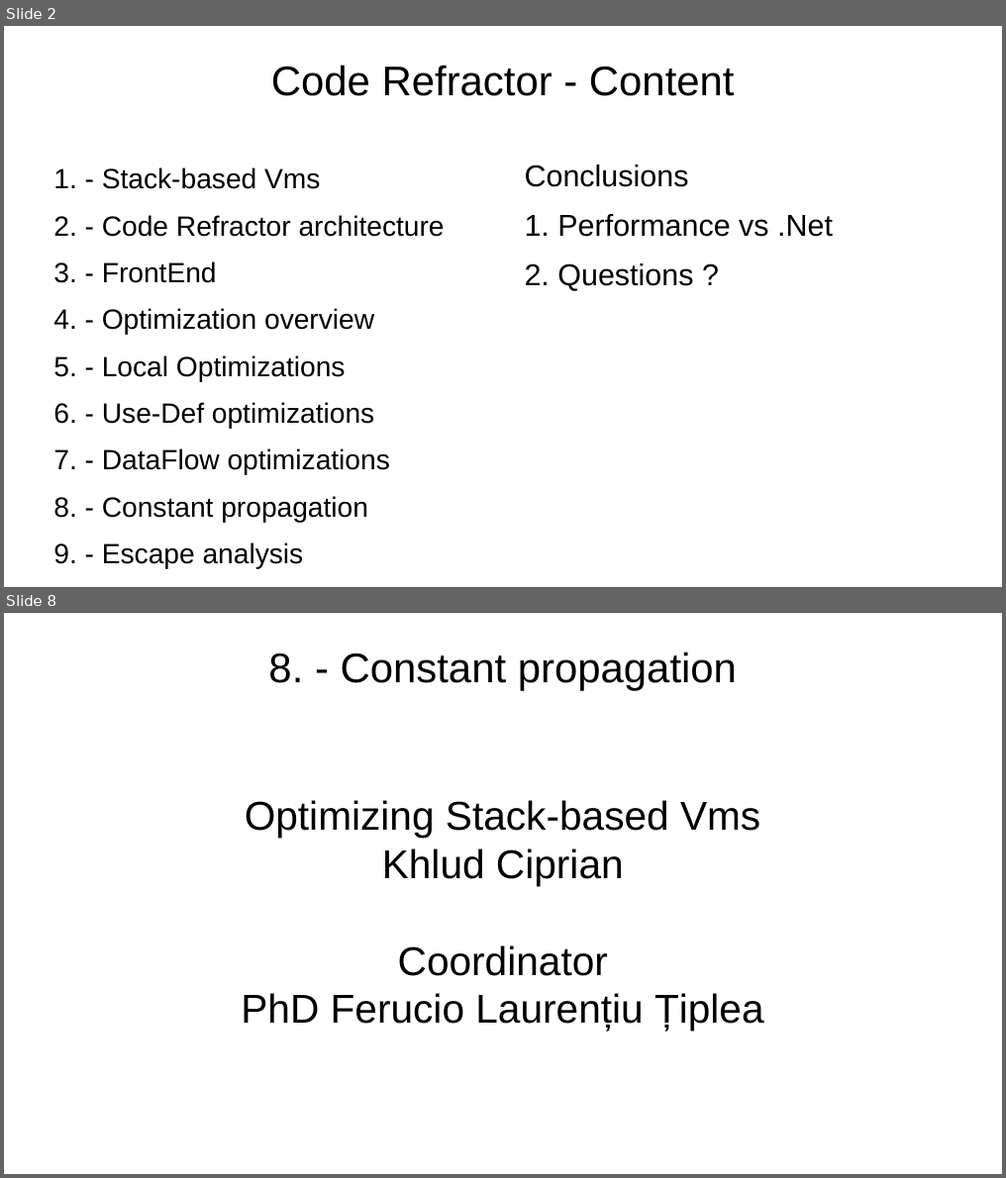
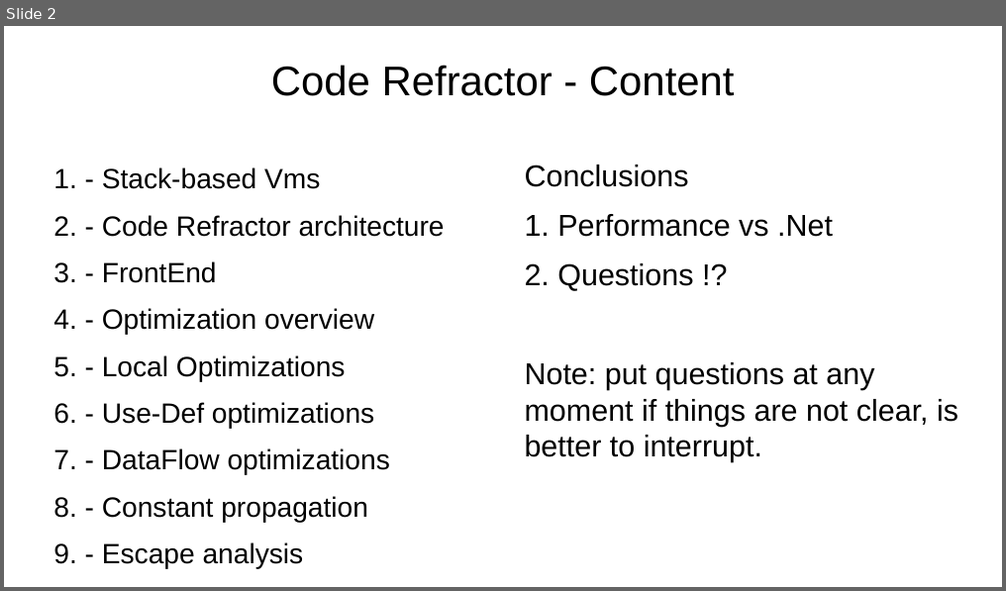
Before and after one commit to ciplogic/CodeRefractor, a slide deck: Documentation/Slides.odp. Shown one above the other, each under a label of ours: slides 2 and 8 before the commit, slide 2 after it; the slides between them are not shown. The pictures are 1006x1178 and 1006x591 pixels, drawn with LibreOffice and Linux fonts; fonts in the diff are those of the drawing; background and template pictures are left out. Boxes give left, top, right and bottom in pixels: in the first picture for what was removed or moved away, otherwise in the second. Text is boxed around its words. In the diff, an @@ line names an element or a change of style, - is before the commit and + after.

```diff
--- a/Documentation/Slides.odp
+++ b/Documentation/Slides.odp
@@ slide 8 removed at box(4, 613, 1002, 1174), background picture (left out) @@
@@ title removed at box(268, 652, 737, 691) @@
-8. - Constant propagation
@@ subtitle removed at box(241, 800, 764, 1031) @@
-Optimizing Stack-based Vms
-Khlud Ciprian
-Coordinator
-PhD Ferucio Laurențiu Țiplea
@@ slide 2 changed as well @@
@@ text at box(525, 264, 958, 463): text changed @@
-2. Questions ?
+2. Questions !?
+Note: put questions at any moment if things are not clear, is better to interrupt.
```
Also in this commit, not shown: 8 other slides changed, 3 slides added, 2 other slides removed, 4 other files.
